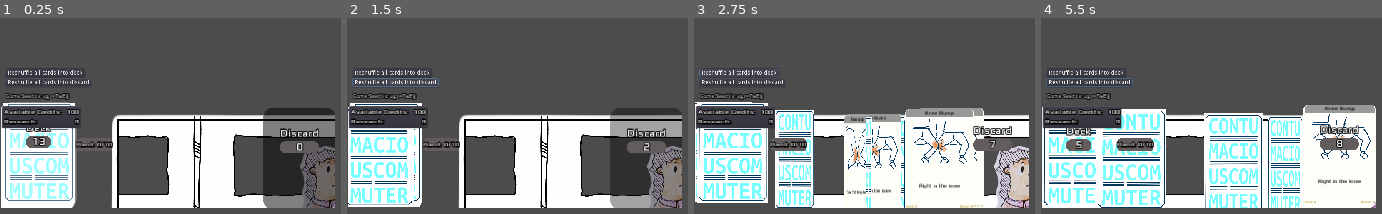
Above: before the commit, frames 1-4 (left to right).
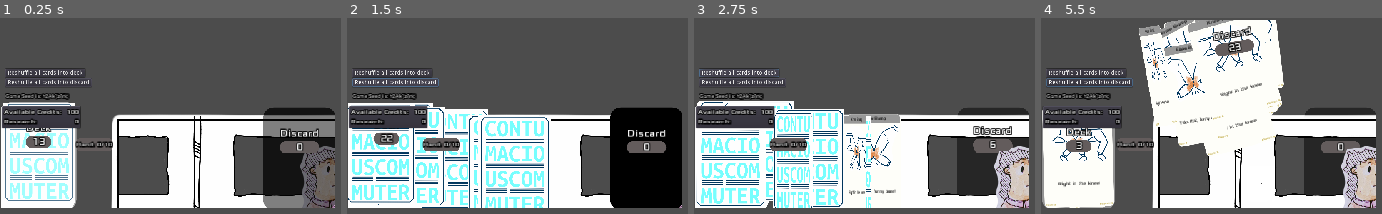
Above: after the commit, the same moments.

Repository: juanuys/contumacious
Game: Godot game, scene res://src/cc/Main.tscn
Same seed, same stepped clock (60 frames per second), same inputs: the game is played once before the commit and once after it.
Inputs (mouse positions are in pixels of both pictures, inside the frame that each line leads up to):
- Up to frame 1 (0.25 s): no input
- Up to frame 2 (1.5 s): click "Reshuffle all cards into deck" at 0.5 s; click "Reshuffle all cards into disc…" at 1.25 s
- Up to frame 3 (2.75 s): click "Reshuffle all cards into deck" at 2 s
- Up to frame 4 (5.5 s): click "Reshuffle all cards into disc…" at 2.75 s; click "Reshuffle all cards into deck" at 3.5 s; click "Reshuffle all cards into disc…" at 4.25 s; move the mouse to (outside the picture) at 5.02 s; click (outside the picture) at 5.17 s

The runs differ from the first frame. In frame 1, 0.7% of the frame differs, in the area x 2-78%, y 38-97%; in frame 2, 28%; in frame 3, 23%; in frame 4, 44%, in the area x 0-99%, y 1-97%.

Commit message:
add Readme

Diff:
--- /dev/null
+++ b/src/cc/Main.gd
@@ -0,0 +1,10 @@
+extends ViewportCardFocus
+
+func _ready():
+	._ready()
+
+	# initialise combatSystem (it starts/ends combat)
+	# which in turn initialises:
+	# - ActiveTurnQueue (contains list of battlers)
+	# - UI (gets passed a list of battlers)
+	#
--- a/src/cc/Main.tscn
+++ b/src/cc/Main.tscn
@@ -1,9 +1,11 @@
-[gd_scene load_steps=3 format=2]
+[gd_scene load_steps=4 format=2]
 
 [ext_resource path="res://src/core/Main.tscn" type="PackedScene" id=1]
 [ext_resource path="res://src/cc/Board.tscn" type="PackedScene" id=2]
+[ext_resource path="res://src/cc/Main.gd" type="Script" id=3]
 
 [node name="Main" instance=ExtResource( 1 )]
+script = ExtResource( 3 )
 board_scene = ExtResource( 2 )
 
 [node name="ViewportContainer" parent="." index="1"]
Not shown, added: README.md
Not shown, added: assets/screenshots/contumacious-commuter-demo.gif
